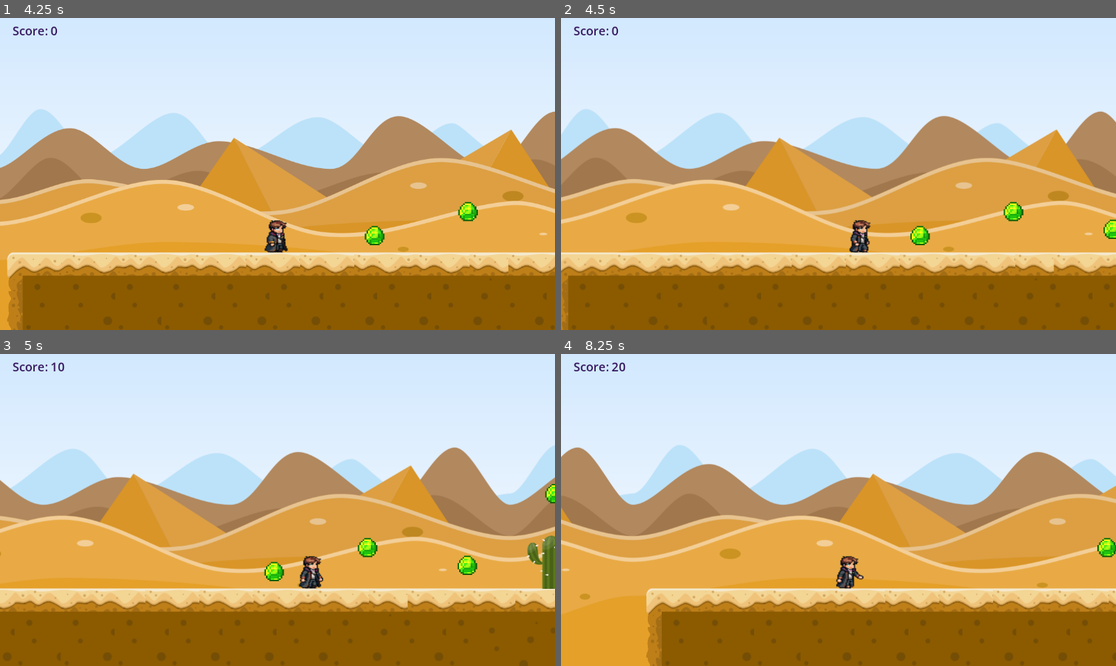
Above: before the commit, frames 1-4 (two rows, left to right).
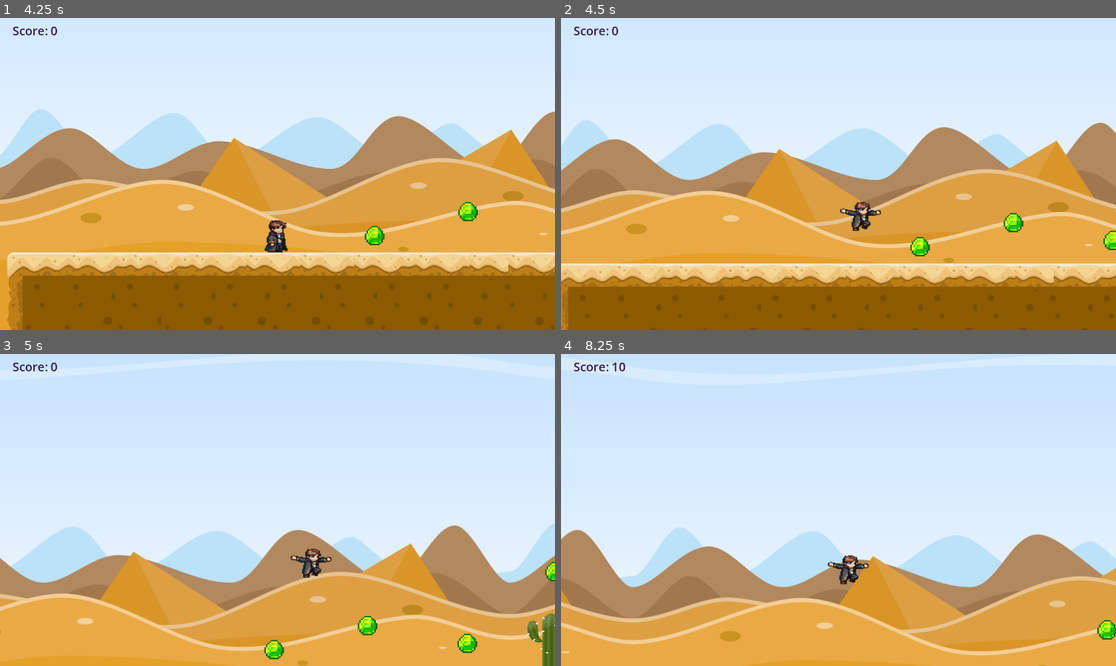
Above: after the commit, the same moments.

Repository: J0aQu10N/tp2-godot-daianaCocciolo-joaquinVallejos
Game: Godot game, scene res://world/splash_screen.tscn
Same seed, same stepped clock (60 frames per second), same inputs: the game is played once before the commit and once after it. The engine's default icon, where the game draws it, is replaced by a stand-in: a white triangle on a blue panel in a dark square. Sound files missing from this copy of the repository are replaced by a short silence.
Inputs:
- Up to frame 1 (4.25 s): tap Enter (ui_accept) every 0.75 s from 0.5 to 2.75 s; hold Right (ui_right) 0.53-2.03 s; tap D (wasd_der, bound only after the commit) at 0.6, 1.55, 2.1, 2.85 s; tap W (wasd_saltar, bound only after the commit) at 0.77, 0.8, 1.07, 1.35, 1.52, 1.82, 2.3, 3.02, 3.32 s; hold A (wasd_izq, bound only after the commit) 2.03-2.78 s; hold Right (ui_right) 2.78-3.5 s; click "JUGAR" at 3.5 s
- Up to frame 2 (4.5 s): hold Right (ui_right) from 4.28 s (still down); tap W (wasd_saltar, bound only after the commit) at 4.35 s
- Up to frame 3 (5 s): keep holding Right (ui_right); tap W (wasd_saltar, bound only after the commit) at 4.52, 4.82 s
- Up to frame 4 (8.25 s): release Right (ui_right) at 5.03 s; hold A (wasd_izq, bound only after the commit) 5.03-5.78 s; tap D (wasd_der, bound only after the commit) at 5.1, 5.85, 6.8, 7.35, 8.1 s; tap W (wasd_saltar, bound only after the commit) at 5.27, 5.57, 6.05, 6.6, 6.77, 7.07, 7.52, 7.55, 7.82 s; hold Right (ui_right) 5.78-6.53 s; hold A (wasd_izq, bound only after the commit) 6.53-8.03 s; hold Right (ui_right) from 8.03 s (still down)

Frame 1 is identical in both runs. In frame 2, 26% of the frame differs, in the area x 0-100%, y 29-100%; in frame 3, 62%; in frame 4, 63%, in the area x 0-100%, y 2-100%.

Commit message:
clase con controles alternativos

Diff:
--- a/player/character_body_2d.gd
+++ b/player/character_body_2d.gd
@@ -1,18 +1,30 @@
+## personaje jugable, con movimiento dividido en dos controles para mayor comodidad
 class_name Jugador
 extends CharacterBody2D
 
+## la base para el controlador
 class Controlador:
 	func obtener_direccion() -> float:
 		return 0.0
 	func quiere_saltar() -> bool:
 		return false
 
-class ControladorTeclado extends Controlador:
+## controlador base que usa los los binds de godot para el movimiento con flechitas
+class ControladorFlechas extends Controlador:
 	func obtener_direccion() -> float:
 		return Input.get_axis("ui_left", "ui_right")
 
 	func quiere_saltar() -> bool:
 		return Input.is_action_just_pressed("ui_accept")
+
+## versión custom para los que están acostumbrados al esquema de controles modernos de WASD
+## o no tengan las flechitas en el teclado (Como es mi caso)
+class ControladorWASD extends Controlador:
+	func obtener_direccion() -> float:
+		return Input.get_axis("wasd_izq", "wasd_der")
+
+	func quiere_saltar() -> bool:
+		return Input.is_action_just_pressed("wasd_saltar")
 
 const VELOCIDAD = 400.0
 const SALTO = -600.0
@@ -21,19 +33,34 @@
 @onready var _sprite=$Sprite2D
 @onready var _audioSalto=$SaltoSFX
 
-var _controlador: Controlador = ControladorTeclado.new()
+var _controladores: Array[Controlador] = [ControladorFlechas.new(), ControladorWASD.new()]
+
+## función que devuelve -1 o 1 según que controlador detecte el input
+func _direccion() -> float:
+	for controlador in _controladores:
+		var direccion: float = controlador.obtener_direccion()
+		if direccion != 0.0:
+			return direccion
+	return 0.0
+
+## función que detecta si alguno de los controladores pidió saltar
+func _quiere_saltar() -> bool:
+	for controlador in _controladores:
+		if controlador.quiere_saltar():
+			return true
+	return false
 
 func _physics_process(delta: float) -> void:
 	if not is_on_floor():
 		velocity += get_gravity() * delta
 
-	#salto
-	if _controlador.quiere_saltar() and is_on_floor():
+# salto
+	if _quiere_saltar() and is_on_floor():
 		velocity.y = SALTO
 		_audioSalto.play()
 
-	#caminar
-	var direction: float = _controlador.obtener_direccion()
+# caminar
+	var direction: float = _direccion()
 	if direction:
 		velocity.x = direction * VELOCIDAD
 	else:
--- a/project.godot
+++ b/project.godot
@@ -26,7 +26,6 @@
 "events": [Object(InputEventKey,"resource_local_to_scene":false,"resource_name":"","device":16,"window_id":0,"alt_press …(195 unchanged characters)…
 , Object(InputEventJoypadButton,"resource_local_to_scene":false,"resource_name":"","device":-1,"button_index":13,"pressure":0.0,"pressed":false,"script":null)
 , Object(InputEventJoypadMotion,"resource_local_to_scene":false,"resource_name":"","device":-1,"axis":0,"axis_value":-1.0,"script":null)
-, Object(InputEventKey,"resource_local_to_scene":false,"resource_name":"","device":-1,"window_id":0,"alt_pressed":false,"shift_pressed":false,"ctrl_pressed":false,"meta_pressed":false,"pressed":false,"keycode":0,"physical_keycode":65,"key_label":0,"unicode":97,"location":0,"echo":false,"script":null)
 ]
 }
 ui_right={
@@ -34,7 +33,6 @@
 "events": [Object(InputEventKey,"resource_local_to_scene":false,"resource_name":"","device":16,"window_id":0,"alt_press …(195 unchanged characters)…
 , Object(InputEventJoypadButton,"resource_local_to_scene":false,"resource_name":"","device":-1,"button_index":14,"pressure":0.0,"pressed":false,"script":null)
 , Object(InputEventJoypadMotion,"resource_local_to_scene":false,"resource_name":"","device":-1,"axis":0,"axis_value":1.0,"script":null)
-, Object(InputEventKey,"resource_local_to_scene":false,"resource_name":"","device":-1,"window_id":0,"alt_pressed":false,"shift_pressed":false,"ctrl_pressed":false,"meta_pressed":false,"pressed":false,"keycode":0,"physical_keycode":68,"key_label":0,"unicode":100,"location":0,"echo":false,"script":null)
 ]
 }
 ui_up={
@@ -42,7 +40,6 @@
 "events": [Object(InputEventKey,"resource_local_to_scene":false,"resource_name":"","device":16,"window_id":0,"alt_press …(195 unchanged characters)…
 , Object(InputEventJoypadButton,"resource_local_to_scene":false,"resource_name":"","device":-1,"button_index":11,"pressure":0.0,"pressed":false,"script":null)
 , Object(InputEventJoypadMotion,"resource_local_to_scene":false,"resource_name":"","device":-1,"axis":1,"axis_value":-1.0,"script":null)
-, Object(InputEventKey,"resource_local_to_scene":false,"resource_name":"","device":-1,"window_id":0,"alt_pressed":false,"shift_pressed":false,"ctrl_pressed":false,"meta_pressed":false,"pressed":false,"keycode":0,"physical_keycode":87,"key_label":0,"unicode":119,"location":0,"echo":false,"script":null)
 ]
 }
 ui_down={
@@ -50,7 +47,21 @@
 "events": [Object(InputEventKey,"resource_local_to_scene":false,"resource_name":"","device":16,"window_id":0,"alt_press …(195 unchanged characters)…
 , Object(InputEventJoypadButton,"resource_local_to_scene":false,"resource_name":"","device":-1,"button_index":12,"pressure":0.0,"pressed":false,"script":null)
 , Object(InputEventJoypadMotion,"resource_local_to_scene":false,"resource_name":"","device":-1,"axis":1,"axis_value":1.0,"script":null)
-, Object(InputEventKey,"resource_local_to_scene":false,"resource_name":"","device":-1,"window_id":0,"alt_pressed":false,"shift_pressed":false,"ctrl_pressed":false,"meta_pressed":false,"pressed":false,"keycode":0,"physical_keycode":83,"key_label":0,"unicode":115,"location":0,"echo":false,"script":null)
+]
+}
+wasd_izq={
+"deadzone": 0.5,
+"events": [Object(InputEventKey,"resource_local_to_scene":false,"resource_name":"","device":16,"window_id":0,"alt_pressed":false,"shift_pressed":false,"ctrl_pressed":false,"meta_pressed":false,"pressed":false,"keycode":0,"physical_keycode":65,"key_label":0,"unicode":0,"location":0,"echo":false,"script":null)
+]
+}
+wasd_der={
+"deadzone": 0.2,
+"events": [Object(InputEventKey,"resource_local_to_scene":false,"resource_name":"","device":16,"window_id":0,"alt_pressed":false,"shift_pressed":false,"ctrl_pressed":false,"meta_pressed":false,"pressed":false,"keycode":0,"physical_keycode":68,"key_label":0,"unicode":0,"location":0,"echo":false,"script":null)
+]
+}
+wasd_saltar={
+"deadzone": 0.2,
+"events": [Object(InputEventKey,"resource_local_to_scene":false,"resource_name":"","device":16,"window_id":0,"alt_pressed":false,"shift_pressed":false,"ctrl_pressed":false,"meta_pressed":false,"pressed":false,"keycode":0,"physical_keycode":87,"key_label":0,"unicode":0,"location":0,"echo":false,"script":null)
 ]
 }
 
